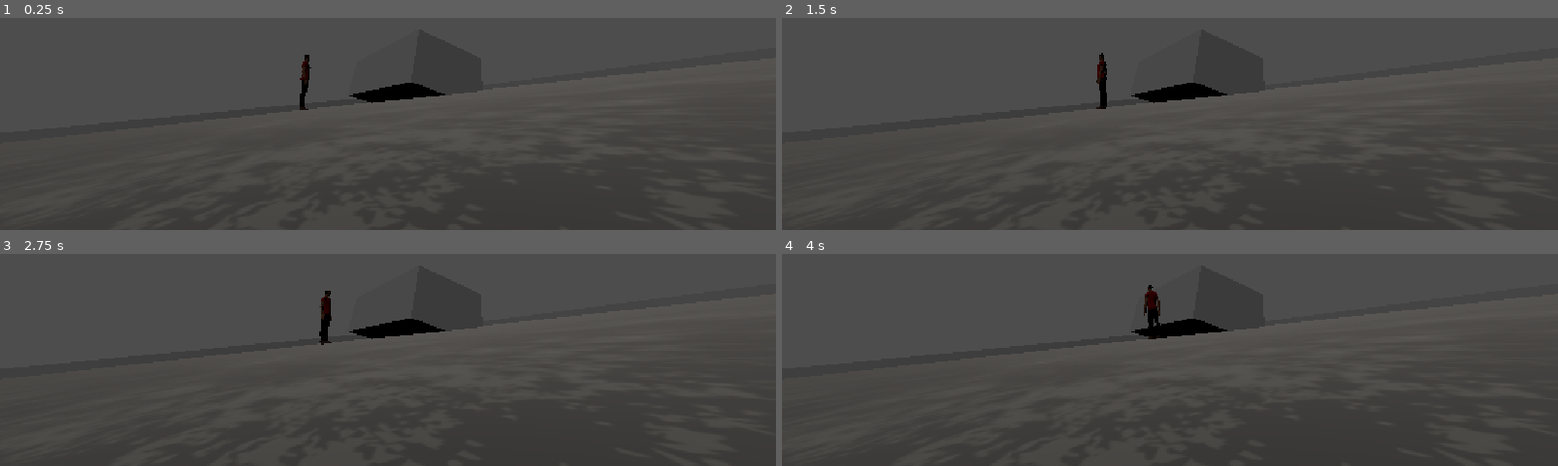
Above: before the commit, frames 1-4 (two rows, left to right).
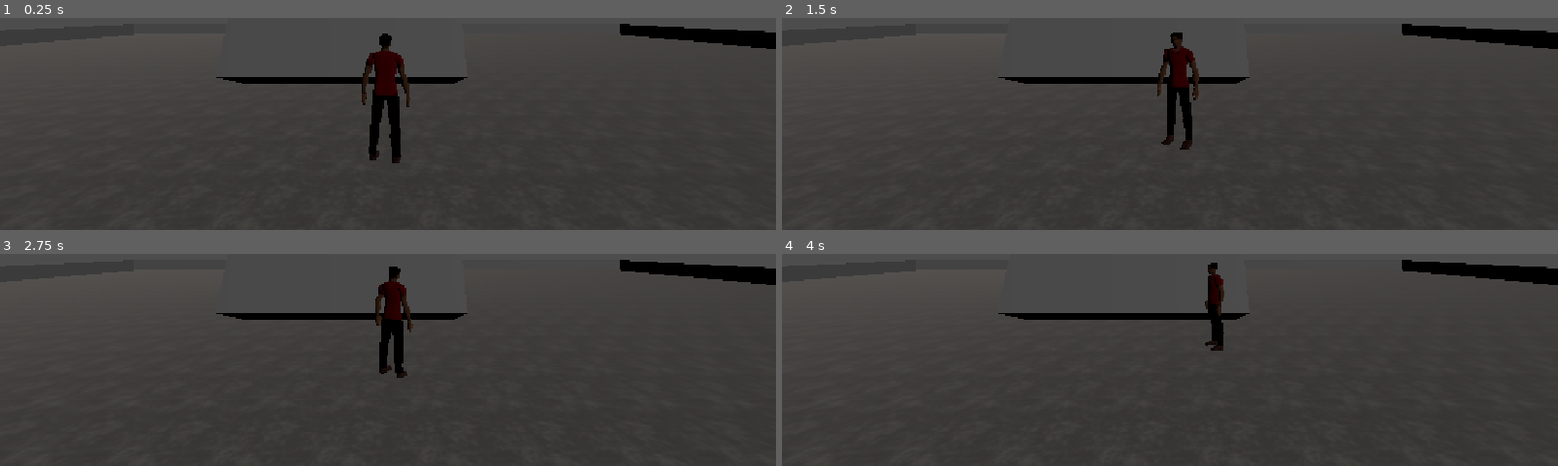
Above: after the commit, the same moments.

Repository: tommy-reid/resi_game
Game: Godot game, scene res://scenes/crashed_car.tscn
The game is run twice, just before and just after one commit, with the same random seed, the same clock (stepped at 60 frames per second) and the same inputs.
Inputs:
- Up to frame 1 (0.25 s): no input
- Up to frame 2 (1.5 s): tap Enter at 0.5 s; hold D (turn_right) 0.53-1.28 s; tap Q (quick_turn) at 0.6 s; hold S (move_backward) from 1.28 s (still down); tap Shift (run) at 1.35 s
- Up to frame 3 (2.75 s): release S (move_backward) at 2.03 s; hold D (turn_right) from 2.03 s (still down); tap Q (quick_turn) at 2.1 s
- Up to frame 4 (4 s): release D (turn_right) at 2.78 s; hold W (move_forward) 2.78-3.53 s; tap Shift (run) at 2.85 s; hold A (turn_left) from 3.53 s (still down); tap Q (quick_turn) at 3.6 s

The runs differ from the first frame. In frame 1, 5.2% of the frame differs, in the area x 27-100%, y 2-70%; in frame 2, 4.8%; in frame 3, 4.8%; in frame 4, 4.5%.

Commit message:
Added cameras to crashed car scene, rought but working

Diff:
--- /dev/null
+++ b/entities/camera/camera.gd
@@ -0,0 +1,15 @@
+class_name Camera extends Camera3D
+
+@export var follow_player: bool = false
+@export var player: Player
+
+
+func _physics_process(delta: float) -> void:
+	if follow_player and player:
+		look_at(player.global_position)
+
+
+func _on_trigger_body_entered(body: Node3D) -> void:
+	if body is Player:
+		make_current()
+		#for camera in get_tree().get_nodes_in_group("camera"):
--- /dev/null
+++ b/entities/camera/camera.tscn
@@ -0,0 +1,17 @@
+[gd_scene format=3 uid="uid://dqw6o3r8p4uxj"]
+
+[ext_resource type="Script" uid="uid://8jmuuh6n4d0" path="res://entities/camera/camera.gd" id="1_y2wxd"]
+
+[sub_resource type="BoxShape3D" id="BoxShape3D_p3owy"]
+
+[node name="Camera" type="Camera3D" unique_id=1911670378 groups=["camera"]]
+script = ExtResource("1_y2wxd")
+
+[node name="Trigger" type="Area3D" parent="." unique_id=489662334]
+collision_layer = 0
+collision_mask = 4
+
+[node name="CollisionShape3D" type="CollisionShape3D" parent="Trigger" unique_id=1862037614]
+shape = SubResource("BoxShape3D_p3owy")
+
+[connection signal="body_entered" from="Trigger" to="." method="_on_trigger_body_entered"]
--- a/entities/player/player.tscn
+++ b/entities/player/player.tscn
@@ -8,6 +8,7 @@
 height = 1.5912628
 
 [node name="Player" type="CharacterBody3D" unique_id=19033321]
+collision_layer = 5
 script = ExtResource("1_abrql")
 
 [node name="MaleCharacter" parent="." unique_id=883231239 instance=ExtResource("2_gmlin")]
--- a/entities/player/stephen_player.gd
+++ b/entities/player/stephen_player.gd
@@ -1,4 +1,4 @@
-extends CharacterBody3D
+class_name Player extends CharacterBody3D
 
 var walk_speed: float = 1.8
 var run_speed: float = 3.5
--- a/entities/player/thomas_player.gd
+++ b/entities/player/thomas_player.gd
@@ -1,4 +1,4 @@
-class_name Player extends CharacterBody3D
+class_name ThomasPlayer extends CharacterBody3D
 
 @export_group("Movement Settings")
 @export var turn_speed := 100.0
--- a/project.godot
+++ b/project.godot
@@ -19,6 +19,10 @@
 
 window/stretch/mode="canvas_items"
 window/stretch/aspect="expand"
+
+[global_group]
+
+camera=""
 
 [input]
 
@@ -54,6 +58,10 @@
 ]
 }
 
+[layer_names]
+
+3d_physics/layer_3="Camera Triggers"
+
 [physics]
 
 3d/physics_engine="Jolt Physics"
--- a/scenes/crashed_car.tscn
+++ b/scenes/crashed_car.tscn
@@ -1,23 +1,98 @@
 [gd_scene format=3 uid="uid://b3p8mo1sf4772"]
 
-[ext_resource type="PackedScene" uid="uid://dm5bm18v228xh" path="res://entities/player/player.tscn" id="1_ikdcd"]
-[ext_resource type="Texture2D" uid="uid://gxw56ffkpmf8" path="res://assets/textures/O5GLMQ0.jpg" id="1_y32jy"]
+[ext_resource type="Texture2D" uid="uid://gxw56ffkpmf8" path="res://assets/textures/O5GLMQ0.jpg" id="1_0vgxq"]
+[ext_resource type="PackedScene" uid="uid://dm5bm18v228xh" path="res://entities/player/player.tscn" id="2_hq1pd"]
+[ext_resource type="PackedScene" uid="uid://dqw6o3r8p4uxj" path="res://entities/camera/camera.tscn" id="3_nwuim"]
+
+[sub_resource type="BoxShape3D" id="BoxShape3D_0vgxq"]
+
+[sub_resource type="BoxShape3D" id="BoxShape3D_hq1pd"]
+size = Vector3(8, 1, 7)
 
 [sub_resource type="StandardMaterial3D" id="StandardMaterial3D_y32jy"]
-albedo_texture = ExtResource("1_y32jy")
+albedo_texture = ExtResource("1_0vgxq")
 uv1_triplanar = true
 uv1_triplanar_sharpness = 1.4640863
 uv1_world_triplanar = true
 
 [sub_resource type="BoxMesh" id="BoxMesh_p3owy"]
 material = SubResource("StandardMaterial3D_y32jy")
+size = Vector3(0.68, 1, 0.39999998)
 
 [node name="Main" type="Node3D" unique_id=1400231522]
+
+[node name="Camera" type="Node3D" parent="." unique_id=1313557304]
+transform = Transform3D(-4.875568e-07, 0, 0.099999964, 0, 1, 0, -11.154, 0, -4.3711372e-09, 32.45, 0.5, -0.8999939)
+
+[node name="CarOutwardLeft" parent="Camera" unique_id=1911670378 node_paths=PackedStringArray("player") instance=ExtResource("3_nwuim")]
+transform = Transform3D(-8.703092e-07, 0, 0.08965394, 0, 1, 0, -10.000004, 0, 4.2927624e-07, -0.4482716, 3.6, -353.50012)
+follow_player = true
+player = NodePath("../../Player")
+
+[node name="Trigger" parent="Camera/CarOutwardLeft" index="0" unique_id=489662334]
+transform = Transform3D(-16.5, 0, -9.75114e-06, 0, 1, 0, 0.00016089382, 0, -1, -2.899979, -4.7683716e-07, 6.000029)
+top_level = true
+
+[node name="CollisionShape3D" parent="Camera/CarOutwardLeft/Trigger" index="0" unique_id=1862037614]
+transform = Transform3D(8.120001, 0, 0, 0, 1, 0, 0, 0, 6.9299994, -2.1000001, 0.099999994, -1.5)
+
+[node name="CarLeft" parent="Camera" unique_id=1408015721 node_paths=PackedStringArray("player") instance=ExtResource("3_nwuim")]
+transform = Transform3D(-4.371139e-07, 0, -0.09, 0, 1, 0, 10, 0, -3.934025e-09, -0.448269, 1.5999999, -324.50012)
+player = NodePath("../../Player")
+
+[node name="Trigger" parent="Camera/CarLeft" index="0" unique_id=489662334]
+transform = Transform3D(1, 0, 0, 0, 1.299, 0, 0, 0, 1.299, 0.504, -1.7, -2.3)
+
+[node name="CollisionShape3D" parent="Camera/CarLeft/Trigger" index="0" unique_id=1862037614]
+transform = Transform3D(6.0697002, 0, 0, 0, 1, 0, 0, 0, 6.9299994, -1.65137, 0.099999994, -1.5)
+
+[node name="CarRight" parent="Camera" unique_id=467180408 node_paths=PackedStringArray("player") instance=ExtResource("3_nwuim")]
+transform = Transform3D(-0.030663459, 0, 0.08424714, 0, 1, 0, -9.39693, 0, -3.4202032, 1.1386056, 1.5999999, -352.80014)
+player = NodePath("../../Player")
+
+[node name="Trigger" parent="Camera/CarRight" index="0" unique_id=489662334]
+transform = Transform3D(1.4419584, 0, -0.3420201, 0, 1, 0, 0.52483, 0, 0.9396926, -0.7299988, -1.7, -2.300002)
+
+[node name="CollisionShape3D" parent="Camera/CarRight/Trigger" index="0" unique_id=1862037614]
+transform = Transform3D(8.120001, 0, 0, 0, 1, 0, 0, 0, 6.9299994, -2.1000001, 0.099999994, -1.5)
+
+[node name="CarFront" parent="Camera" unique_id=1881431222 node_paths=PackedStringArray("player") instance=ExtResource("3_nwuim")]
+transform = Transform3D(0.08965394, 1.959449e-09, 5.250329e-10, -2.1855694e-08, 0.8660254, 0.5, 5.8562136e-08, -5.000002, 8.660257, 0.34965095, 3.5, -343.8001)
+player = NodePath("../../Player")
+
+[node name="Trigger" parent="Camera/CarFront" index="0" unique_id=489662334]
+transform = Transform3D(2.173875, -2.1855694e-08, 5.856215e-09, 4.751154e-08, 0.8660254, -0.5, 1.2730695e-08, 0.5, 0.8660254, 4.5700006, -1.1892302, -5.5846763)
+
+[node name="CollisionShape3D" parent="Camera/CarFront/Trigger" index="0" unique_id=1862037614]
+transform = Transform3D(8.120001, 0, 0, 0, 1, 0, 0, 0, 6.9299994, -2.1000001, 0.099999994, -1.5)
+
+[node name="CarOutwardBack" parent="Camera" unique_id=1860671384 node_paths=PackedStringArray("player") instance=ExtResource("3_nwuim")]
+transform = Transform3D(-0.1384741, -0.1786365, -0.41413075, -0.016410165, 0.9261382, -0.37678623, 4.6970983, 3.4153707, 8.127613, -0.33171895, -0.20000005, -236.50008)
+follow_player = true
+player = NodePath("../../Player")
+
+[node name="Trigger" parent="Camera/CarOutwardBack" index="0" unique_id=489662334]
+transform = Transform3D(0.7433878, 0.12789153, -0.6565212, -0.07109957, 0.991097, 0.112563044, 0.6650722, -0.036998935, 0.74586153, 13.74424, -0.27220035, 3.2612352)
+top_level = true
+
+[node name="CollisionShape3D" parent="Camera/CarOutwardBack/Trigger" index="0" unique_id=1862037614]
+transform = Transform3D(0.8356239, 0, 7.5501347, 0, 1, 0, -0.9958577, 0, 6.335315, -6.7871017, 0, -1.0043225)
+shape = SubResource("BoxShape3D_0vgxq")
+
+[node name="CarBack" parent="Camera" unique_id=227005145 node_paths=PackedStringArray("player") instance=ExtResource("3_nwuim")]
+transform = Transform3D(0.079125345, -0.0146293705, -0.039534684, -0.018028334, 0.9254166, -0.3785224, 4.698467, 3.4202032, 8.1379795, -0.33171895, -0.20000005, -236.50008)
+player = NodePath("../../Player")
+
+[node name="Trigger" parent="Camera/CarBack" index="0" unique_id=489662334]
+transform = Transform3D(0.8532683, -0.008262113, 0.52140665, -0.19399177, 0.92308384, 0.33208948, -0.4840458, -0.38451004, 0.7860355, 1.8855352, -1.7210605, -4.297477)
+
+[node name="CollisionShape3D" parent="Camera/CarBack/Trigger" index="0" unique_id=1862037614]
+shape = SubResource("BoxShape3D_hq1pd")
 
 [node name="Map" type="Node3D" parent="." unique_id=543538475]
 
 [node name="Floor" type="MeshInstance3D" parent="Map" unique_id=4948112]
-transform = Transform3D(66.66039, 0, 0, 0, 1, 0, 0, 0, 83.813614, 0.013151526, -0.43344253, 0.10653806)
+transform = Transform3D(66.66039, 0, 0, 0, 1, 0, 0, 0, 83.813614, -0.65345335, -0.43344253, -5.760415)
 mesh = SubResource("BoxMesh_p3owy")
 
 [node name="Car" type="CSGBox3D" parent="Map" unique_id=512793099]
@@ -26,29 +101,34 @@
 
 [node name="Walls" type="CSGCombiner3D" parent="Map" unique_id=1081791270]
 transform = Transform3D(8.58, 0, 0, 0, 1, 0, 0, 0, 0.099999964, 0.05000019, 0.5, -41.3)
+use_collision = true
 
 [node name="CSGBox3D2" type="CSGBox3D" parent="Map/Walls" unique_id=1169974846]
-size = Vector3(7.7000003, 1, 1)
+transform = Transform3D(1, 0, 0, 0, 1, 0, 0, 0, 1, -0.07999966, 0, 193.80005)
+size = Vector3(5.2799997, 1, 1)
 
 [node name="CSGBox3D3" type="CSGBox3D" parent="Map/Walls" unique_id=191344563]
-transform = Transform3D(1, 0, 0, 0, 1, 0, 0, 0, 1, 0, 0, 828.00037)
-size = Vector3(7.7000003, 1, 1)
+transform = Transform3D(1, 0, 0, 0, 1, 0, 0, 0, 1, -0.07999994, 0, 524.80035)
+size = Vector3(5.2999997, 1, 1)
 
 [node name="CSGBox3D4" type="CSGBox3D" parent="Map/Walls" unique_id=1002586160]
-transform = Transform3D(-5.6824803e-08, 0, 0.0116550075, 0, 1, 0, -111.54004, 0, -4.371139e-08, -3.8344991, 0, 404.00018)
-size = Vector3(7.7000003, 1, 1)
+transform = Transform3D(-5.6824803e-08, 0, 0.0116550075, 0, 1, 0, -111.54005, 0, -4.371139e-08, -2.7062943, 0, 356.5957)
+size = Vector3(2.99, 1, 1)
 
 [node name="CSGBox3D5" type="CSGBox3D" parent="Map/Walls" unique_id=1708562027]
-transform = Transform3D(-5.6824803e-08, 0, 0.0116550075, 0, 1, 0, -111.54004, 0, -4.371139e-08, 3.776224, 0, 404.00018)
-size = Vector3(7.7000003, 1, 1)
+transform = Transform3D(-5.6824803e-08, 0, 0.0116550075, 0, 1, 0, -111.54005, 0, -4.371139e-08, 2.4685323, 0, 358.26877)
+size = Vector3(3.02, 1, 1)
 
-[node name="Player" parent="." unique_id=19033321 instance=ExtResource("1_ikdcd")]
+[node name="Player" parent="." unique_id=19033321 instance=ExtResource("2_hq1pd")]
 
 [node name="DirectionalLight3D" type="DirectionalLight3D" parent="." unique_id=1005089507]
 transform = Transform3D(-0.8127679, -0.1675253, 0.5579818, 0.45347688, -0.78319323, 0.42540225, 0.36574194, 0.5987851, 0.71252316, 27.412119, 16.516357, 3.728156)
 light_color = Color(0.5609549, 0.5609549, 0.5609549, 1)
 sky_mode = 1
 
-[node name="Camera3D" type="Camera3D" parent="." unique_id=731577683]
-transform = Transform3D(0.4776531, 0.37676966, 0.79365754, -0.10190529, 0.9210362, -0.37590918, -0.87261844, 0.09867628, 0.47833058, 7.6119804, 0.104964495, 1.3770142)
-fov = 90.607
+[editable path="Camera/CarOutwardLeft"]
+[editable path="Camera/CarLeft"]
+[editable path="Camera/CarRight"]
+[editable path="Camera/CarFront"]
+[editable path="Camera/CarOutwardBack"]
+[editable path="Camera/CarBack"]
Not shown, added: entities/camera/camera.gd.uid
